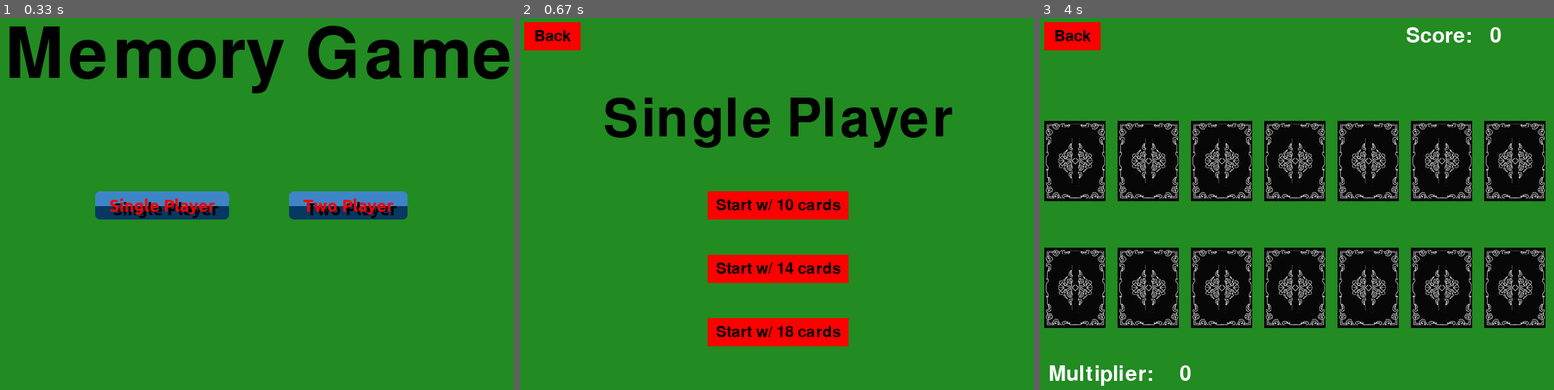
Above: before the commit, frames 1-3 (left to right).
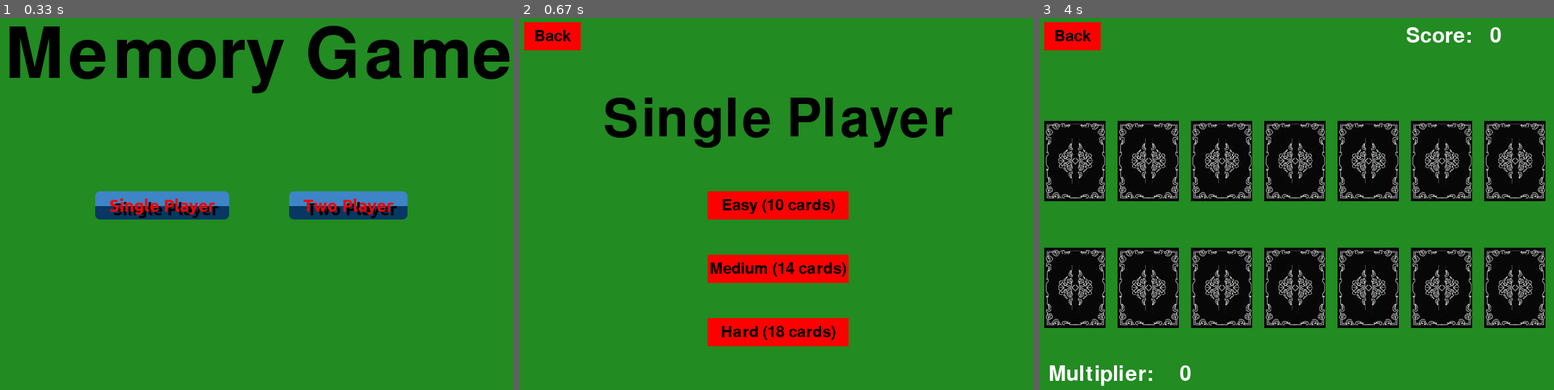
Above: after the commit, the same moments.

Repository: kzhangdz/CSC4992Project
Game: pygame game, started from main.py
The game is run twice, just before and just after one commit, with the same random seed, the same clock (stepped at 60 frames per second) and the same inputs.
Inputs (mouse positions are in pixels of both pictures, inside the frame that each line leads up to):
- Up to frame 1 (0.33 s): type "1 (at the terminal prompt)" at 0 s
- Up to frame 2 (0.67 s): click (684, 204) at 0.38 s
- Up to frame 3 (4 s): click (1297, 256) at 3.62 s; move the mouse to (1281, 133) at 3.88 s

Frame 1 is identical in both runs. In frame 2, 1.2% of the frame differs, in the area x 37-64%, y 48-87%; in frame 3, nothing differs.

Commit message:
started user manual

Diff:
--- a/menu.py
+++ b/menu.py
@@ -55,9 +55,9 @@
 def singlePlayerMenu():
     #buttons
     backButton = Button((DISPLAY_WIDTH*0.1, DISPLAY_HEIGHT*0.1), (80, 40), RED, "Back")
-    gameplay10Button = Button((DISPLAY_WIDTH*0.5, DISPLAY_HEIGHT*0.5), (200, 40), RED, "Start w/ 10 cards")
-    gameplay14Button = Button((DISPLAY_WIDTH*0.5, DISPLAY_HEIGHT*0.65), (200, 40), RED, "Start w/ 14 cards")
-    gameplay18Button = Button((DISPLAY_WIDTH*0.5, DISPLAY_HEIGHT*0.8), (200, 40), RED, "Start w/ 18 cards")
+    gameplay10Button = Button((DISPLAY_WIDTH*0.5, DISPLAY_HEIGHT*0.5), (200, 40), RED, "Easy (10 cards)")
+    gameplay14Button = Button((DISPLAY_WIDTH*0.5, DISPLAY_HEIGHT*0.65), (200, 40), RED, "Medium (14 cards)")
+    gameplay18Button = Button((DISPLAY_WIDTH*0.5, DISPLAY_HEIGHT*0.8), (200, 40), RED, "Hard (18 cards)")
 
     #game loop
     running = True
@@ -302,7 +302,7 @@
     menuButton = Button((DISPLAY_WIDTH*0.5, DISPLAY_HEIGHT*0.8), (200, 80), RED, "Return to Menu")
     highScoreLabel = "High Scores (" + str(numCards) + " Cards)"
 
-    recursionButton = Button((DISPLAY_WIDTH*0.8, DISPLAY_HEIGHT*0.9), (200, 80), RED, "Test Recursion")
+    recursionButton = Button((DISPLAY_WIDTH*0.2, DISPLAY_HEIGHT*0.9), (200, 80), RED, "Test Recursion")
 
     #positions of text
     nameXPos = DISPLAY_WIDTH*0.33
Not shown, added: management/userManual.docx
